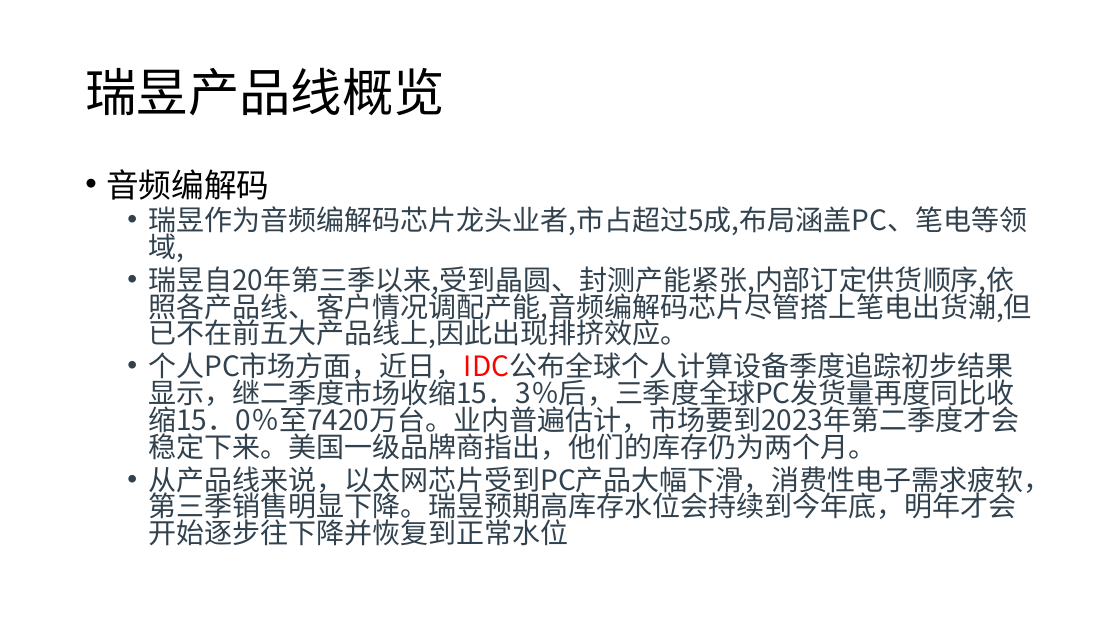
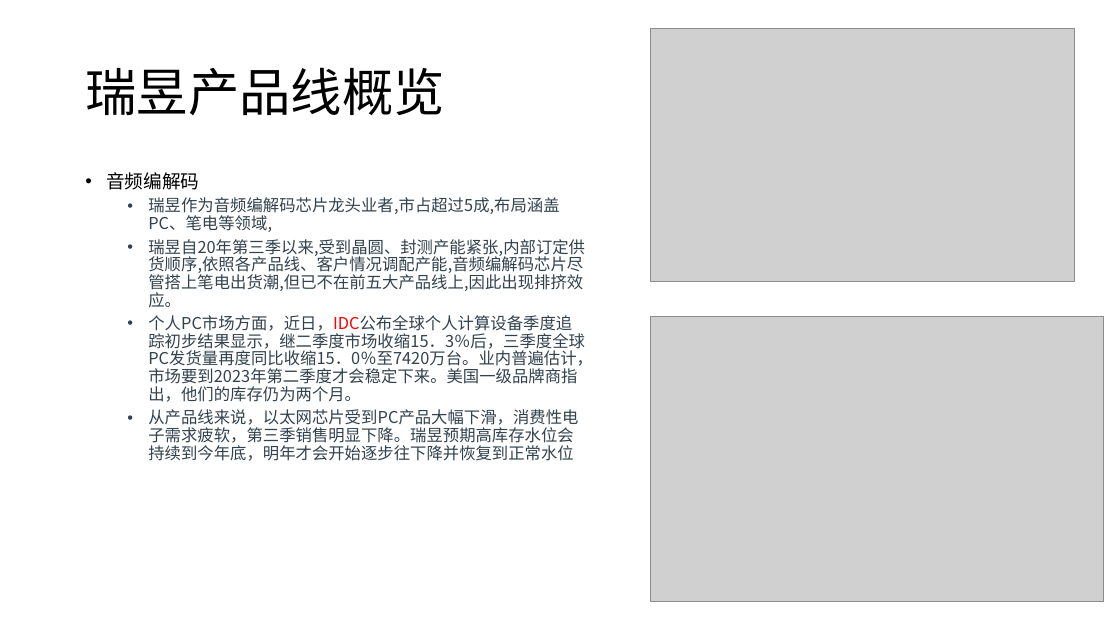
Before and after one commit to rosabai666/soundec, a slide deck: slide 3 of 2023/02产品/SNC8x/01)竞品分析/00)竞品芯片分析/品牌产品路线分析/Realtek/Realtek产品线分析2.pptx (slide 5 before the commit). Drawn at 1120x630 pixels with LibreOffice and Linux fonts; fonts in the diff are those of the drawing; grey boxes stand for pictures. Boxes give left, top, right and bottom in pixels: in the first picture for what was removed or moved away, otherwise in the second. Text is boxed around its words. In the diff, an @@ line names an element or a change of style, - is before the commit and + after.

```diff
--- a/2023/02产品/SNC8x/01)竞品分析/00)竞品芯片分析/品牌产品路线分析/Realtek/Realtek产品线分析2.pptx
+++ b/2023/02产品/SNC8x/01)竞品分析/00)竞品芯片分析/品牌产品路线分析/Realtek/Realtek产品线分析2.pptx
@@ picture added at [650, 29, 1075, 282] @@
@@ text "音频编解码" at [106, 172, 593, 461]: size 28 to 16 pt in "音频编解码"; size 24 to 14 pt; line spacing 0.8 to 0.9 @@
@@ picture added at [650, 316, 1104, 602] @@
```
Also in this commit, not shown: 2 other slides changed, 1 slide added, 1 slide removed, 3 other files.
